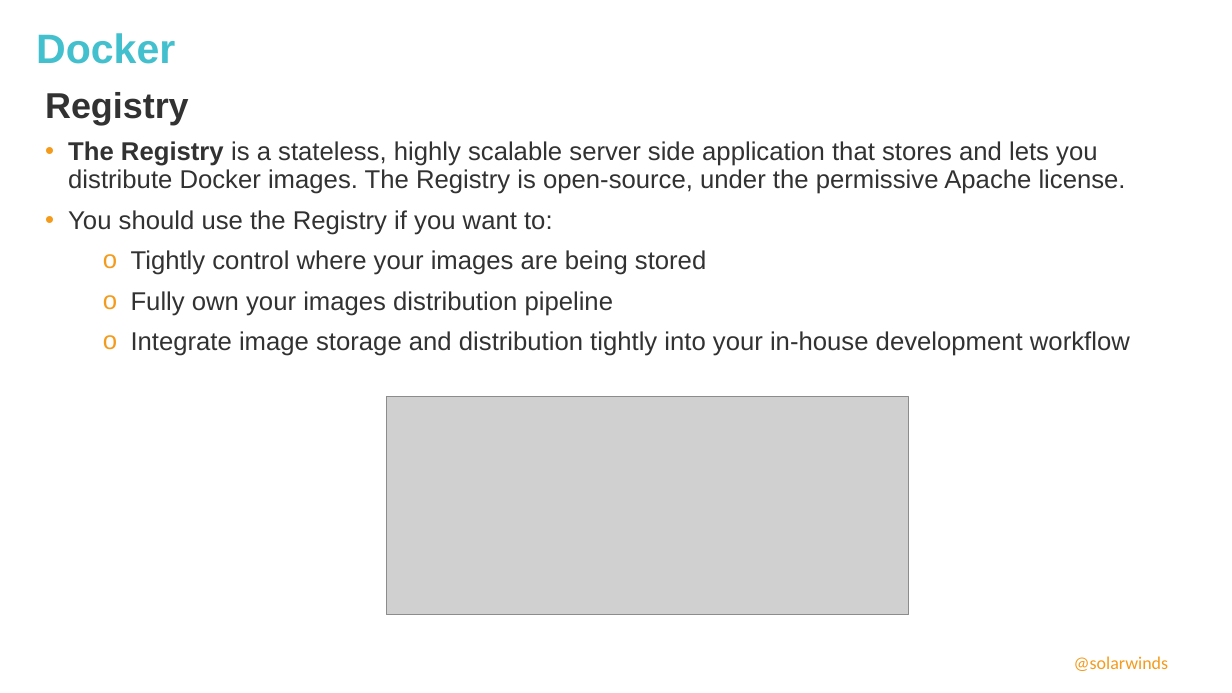
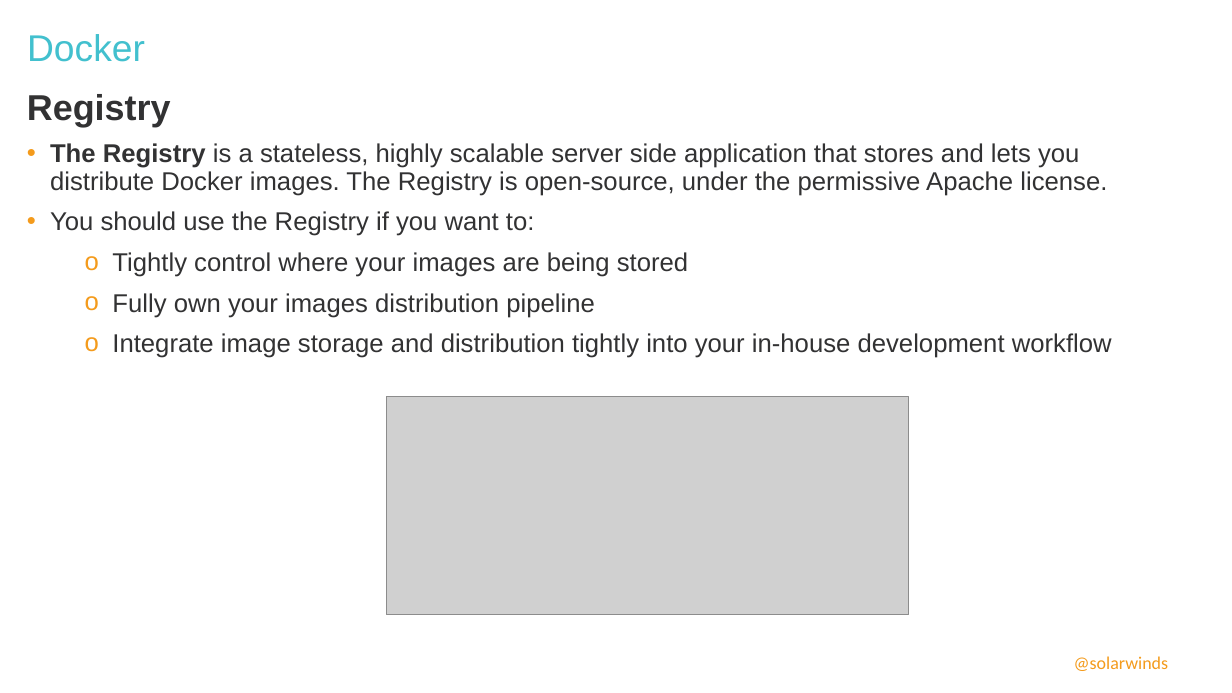
Before and after one commit to ivoklimsa/DockerVSB, a slide deck: slide 14 of ppt/DockerWorkshopVSB.pptx. Drawn at 1232x693 pixels with LibreOffice and Linux fonts; fonts in the diff are those of the drawing; grey boxes stand for pictures; background and template pictures are left out. Boxes give left, top, right and bottom in pixels: in the first picture for what was removed or moved away, otherwise in the second. Text is boxed around its words. In the diff, an @@ line names an element or a change of style, - is before the commit and + after.

```diff
--- a/ppt/DockerWorkshopVSB.pptx
+++ b/ppt/DockerWorkshopVSB.pptx
@@ title "Docker" moved from (x1=36, y1=33, x2=175, y2=64) to (x1=27, y1=34, x2=145, y2=62) @@
@@ title "Docker" at (x1=27, y1=34, x2=145, y2=62): size 32 to 29 pt, bold off @@
@@ text "Registry" moved from (x1=45, y1=92, x2=1130, y2=356) to (x1=27, y1=94, x2=1112, y2=358) @@
```
Also in this commit, not shown: 14 other slides changed.
